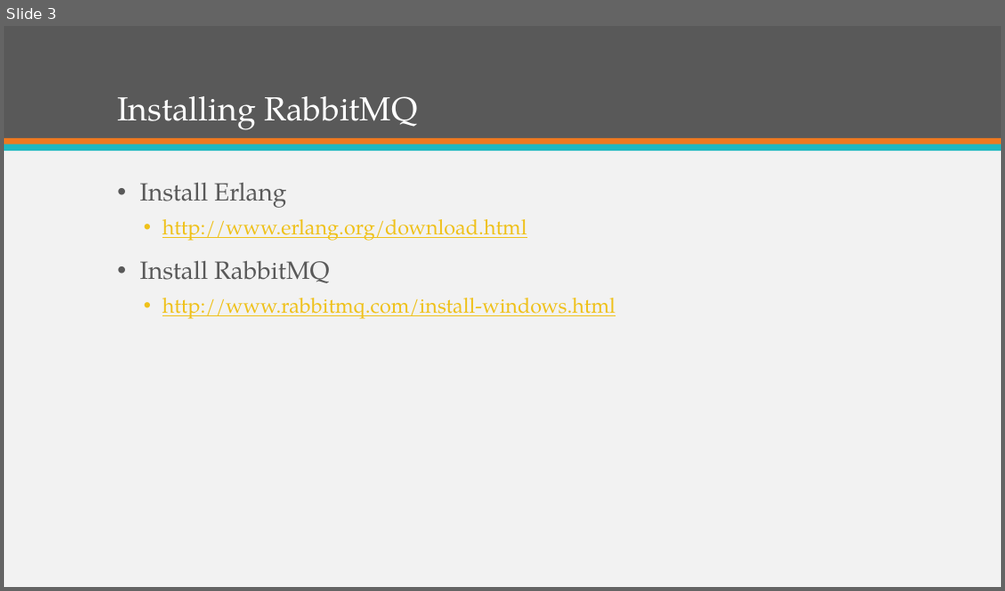
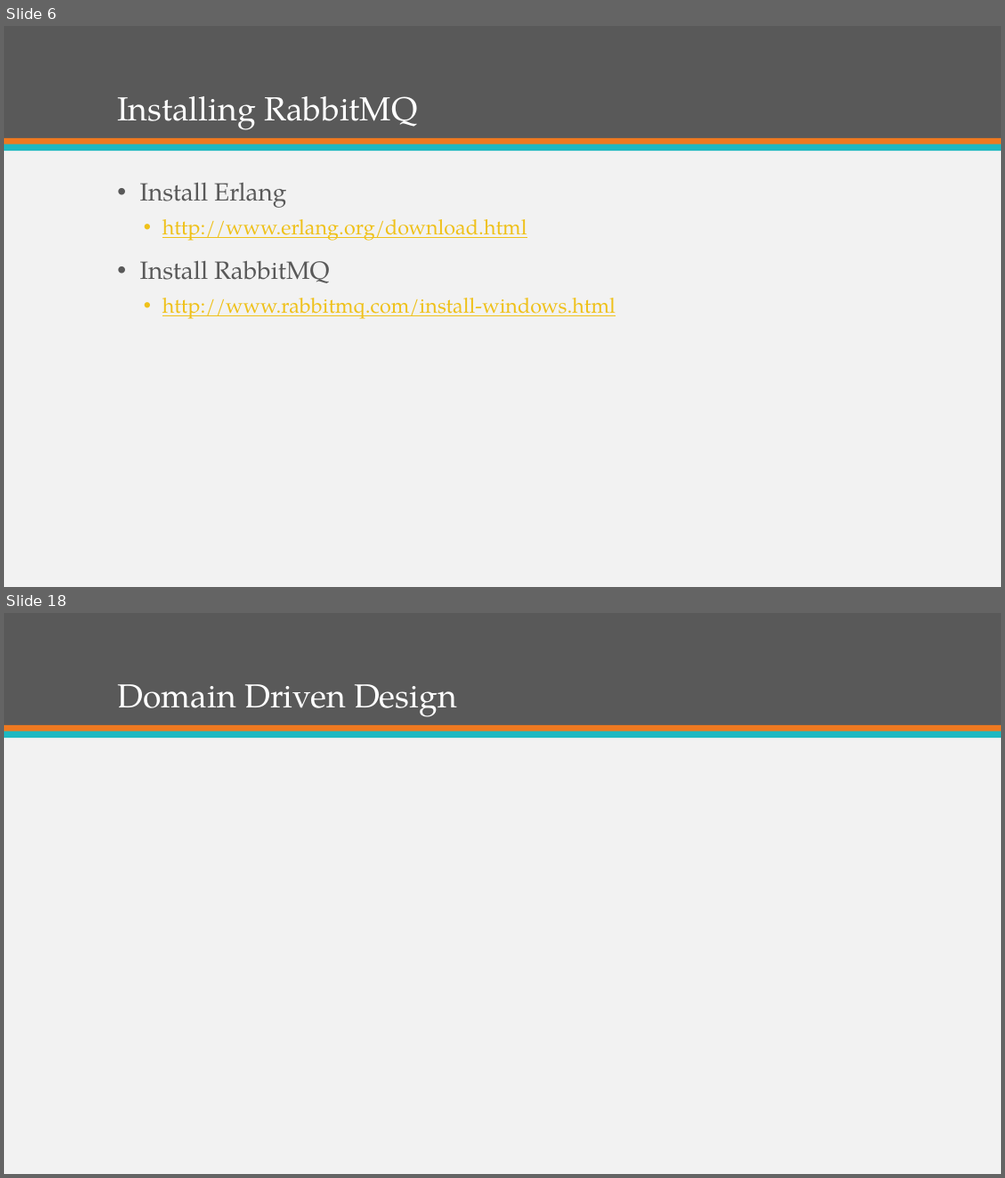
Before and after one commit to ekepes/Presentations, a slide deck: BreakingDownComplexSystemswithRabbitMQ/Breaking Down Complex Systems with RabbitMQ.pptx. Shown one above the other, each under a label of ours: slide 3 before the commit, slides 6 and 18 after it; the slides between them are not shown. The pictures are 1005x591 and 1005x1178 pixels, drawn with LibreOffice and Linux fonts; fonts in the diff are those of the drawing. Boxes give left, top, right and bottom in pixels: in the first picture for what was removed or moved away, otherwise in the second. Text is boxed around its words. In the diff, an @@ line names an element or a change of style, - is before the commit and + after.

```diff
--- a/BreakingDownComplexSystemswithRabbitMQ/Breaking Down Complex Systems with RabbitMQ.pptx
+++ b/BreakingDownComplexSystemswithRabbitMQ/Breaking Down Complex Systems with RabbitMQ.pptx
@@ slide 18 added at bbox=[4, 613, 1001, 1174], background #F2F2F2; not listed: 3 template elements that a slide beside it also shows @@
@@ title added at bbox=[117, 684, 457, 717], 32 pt, text #FFFFFF @@
+Domain Driven Design
@@ what was slide 3 is now slide 6 @@
```
Also in this commit, not shown: 2 slides changed, 20 other slides added, 16 other files.
